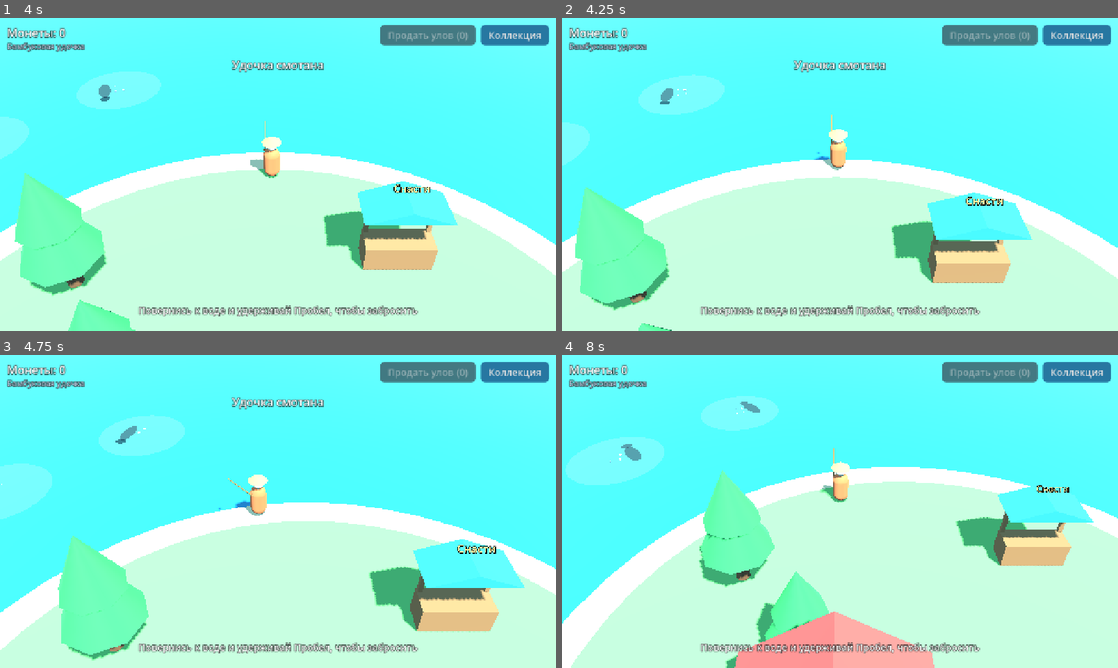
Above: before the commit, frames 1-4 (two rows, left to right).
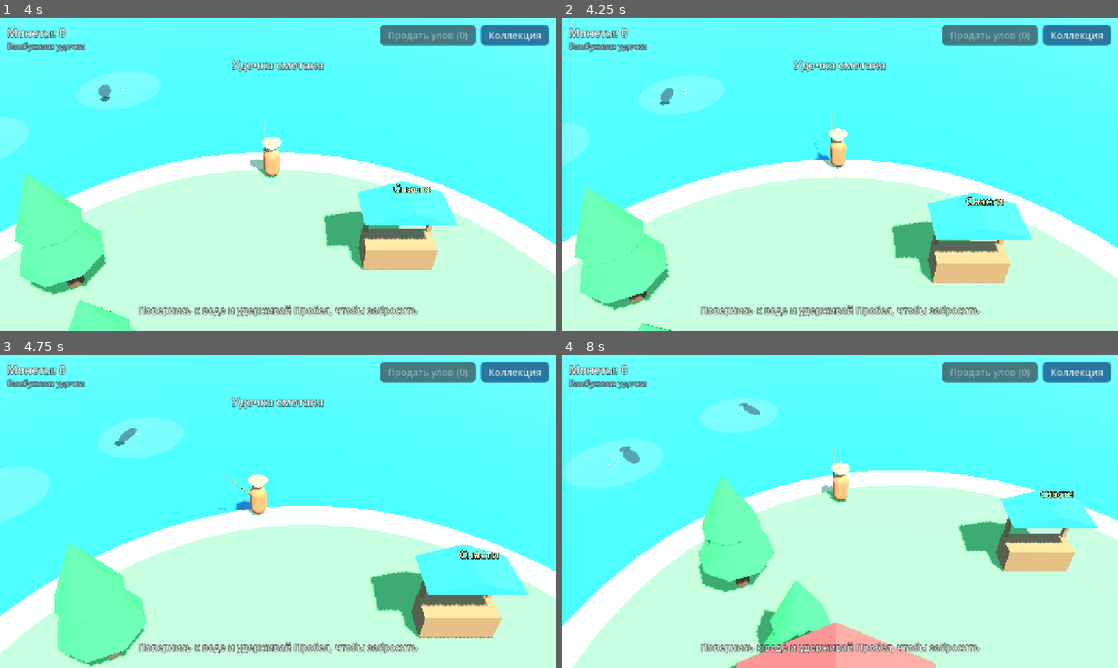
Above: after the commit, the same moments.

Repository: s-cryptor/fishing
Game: Godot game, scene res://scenes/main.tscn
Same seed, same stepped clock (60 frames per second), same inputs: the game is played once before the commit and once after it.
Inputs (mouse positions are in pixels of both pictures, inside the frame that each line leads up to):
- Up to frame 1 (4 s): move the mouse to (400, 158) at 0.52 s; hold D (move_right) 0.53-1.25 s; hold Space (fish_action) 0.53-1.25 s; click (400, 158) at 0.67 s; click "Коллекция" at 1.25 s; move the mouse to (166, 190) at 2.02 s; hold S (move_back) 2.03-2.78 s; tap E (interact) at 2.1 s; move the mouse to (333, 105) at 2.77 s; hold D (move_right) 2.78-3.53 s; hold C (toggle_collection) 2.78-3.53 s; move the mouse to (250, 237) at 3.52 s; hold W (move_forward) from 3.53 s (still down); tap Space (fish_action) at 3.6 s; click (250, 237) at 3.67 s
- Up to frame 2 (4.25 s): keep holding W (move_forward)
- Up to frame 3 (4.75 s): move the mouse to (444, 558) at 4.27 s; release W (move_forward) at 4.28 s; hold A (move_left) from 4.28 s (still down); hold E (interact) from 4.28 s (still down)
- Up to frame 4 (8 s): move the mouse to (673, 464) at 5.02 s; release E (interact) at 5.03 s; tap C (toggle_collection) at 5.1 s; move the mouse to (867, 511) at 5.77 s; release A (move_left) at 5.78 s; hold S (move_back) 5.78-6.53 s; hold Space (fish_action) 5.78-6.53 s; click (867, 511) at 5.92 s; move the mouse to (756, 433) at 6.52 s; hold D (move_right) 6.53-7.28 s; tap E (interact) at 6.6 s; move the mouse to (962, 495) at 7.27 s; hold W (move_forward) from 7.28 s (still down); hold C (toggle_collection) from 7.28 s (still down)

Frame 1 is identical in both runs. In frame 2, 0.3% of the frame differs, in the area x 0-100%, y 18-100%; in frame 3, 5.5%; in frame 4, 6.7%, in the area x 0-100%, y 13-100%.

Commit message:
Коллизия берега вместо ограничения радиуса в коде игрока
- ShoreBarrier: кольцо из 48 коллайдеров по кромке острова
- Player больше не знает про форму острова
- Отладка: --hold=ACTION и вывод позиции игрока при --quit-after

Co-Authored-By: Claude Opus 5.5 <noreply@anthropic.com>

Diff:
--- a/scenes/main.tscn
+++ b/scenes/main.tscn
@@ -10,6 +10,7 @@
 [ext_resource type="Script" path="res://scripts/fishing/fishing_controller.gd" id="8_controller"]
 [ext_resource type="PackedScene" path="res://scenes/shop_stall.tscn" id="9_stall"]
 [ext_resource type="PackedScene" path="res://scenes/fishing_spot.tscn" id="10_spot"]
+[ext_resource type="Script" path="res://scripts/world/shore_barrier.gd" id="11_shore"]
 
 [sub_resource type="ProceduralSkyMaterial" id="sky_mat"]
 sky_top_color = Color(0.32, 0.58, 0.88, 1)
@@ -142,6 +143,9 @@
 [node name="CollisionShape3D" type="CollisionShape3D" parent="Island"]
 transform = Transform3D(1, 0, 0, 0, 1, 0, 0, 0, 1, 0, -0.5, 0)
 shape = SubResource("island_shape")
+
+[node name="ShoreBarrier" type="StaticBody3D" parent="Island"]
+script = ExtResource("11_shore")
 
 [node name="House" type="StaticBody3D" parent="."]
 transform = Transform3D(1, 0, 0, 0, 1, 0, 0, 0, 1, -3, 0.5, 2)
--- a/scripts/debug/debug_tools.gd
+++ b/scripts/debug/debug_tools.gd
@@ -11,6 +11,8 @@
 ##   --money=N           выдать N монет при старте
 ##   --teleport=X,Z      поставить игрока в точку острова
 ##   --action=NAME@SEC   нажать input action через SEC секунд (можно несколько раз)
+##   --hold=NAME         держать input action всё время (проверка ходьбы)
+##   При --quit-after в лог печатается позиция игрока.
 
 var autoplay := false
 var touch_ui := false
@@ -27,6 +29,7 @@
 var _teleport: Variant = null
 ## [[action, time], ...] — ещё не нажатые.
 var _scheduled_actions: Array = []
+var _held_actions: Array[StringName] = []
 
 
 func _init() -> void:
@@ -44,6 +47,7 @@
 			"--teleport":
 				var xz := value.split_floats(",")
 				_teleport = Vector2(xz[0], xz[1])
+			"--hold": _held_actions.append(StringName(value))
 			"--action":
 				var action_time := value.split("@")
 				_scheduled_actions.append([StringName(action_time[0]), action_time[1].to_float()])
@@ -77,7 +81,13 @@
 	if _shots_dir and _time >= _next_shot:
 		_next_shot += _shot_every
 		_take_shot()
+	for action in _held_actions:
+		Input.action_press(action)
 	if _quit_after > 0.0 and _time >= _quit_after:
+		var player := get_tree().get_first_node_in_group(&"player") as Node3D
+		if player:
+			print("DEBUG player_position=%s radius=%.2f" % [player.global_position,
+					Vector2(player.global_position.x, player.global_position.z).length()])
 		get_tree().quit()
 
 
--- a/scripts/world/player.gd
+++ b/scripts/world/player.gd
@@ -3,8 +3,6 @@
 
 @export var move_speed := 5.0
 @export var turn_speed := 12.0
-## Пока у острова нет коллизии берега, просто не выпускаем игрока за круг.
-@export var walk_radius := 12.0
 
 var can_move := true
 
@@ -34,11 +32,6 @@
 		velocity += get_gravity() * delta
 	move_and_slide()
 
-	var flat := Vector2(global_position.x, global_position.z)
-	if flat.length() > walk_radius:
-		flat = flat.limit_length(walk_radius)
-		global_position = Vector3(flat.x, global_position.y, flat.y)
-
 	if direction.length_squared() > 0.01:
 		var yaw := atan2(direction.x, direction.z)
 		_model.rotation.y = lerp_angle(_model.rotation.y, yaw, turn_speed * delta)
--- /dev/null
+++ b/scripts/world/shore_barrier.gd
@@ -0,0 +1,23 @@
+class_name ShoreBarrier
+extends StaticBody3D
+## Невидимая стенка по кромке круглого берега: кольцо из коротких
+## коробок-коллайдеров, собранное при запуске. Когда появятся острова
+## произвольной формы, заменим на коллизию из модели берега.
+
+@export var radius := 12.6
+@export var segments := 48
+@export var height := 3.0
+@export var thickness := 0.5
+
+
+func _ready() -> void:
+	var width := TAU * (radius + thickness) / segments * 1.1
+	for i in segments:
+		var angle := TAU * i / segments
+		var box := BoxShape3D.new()
+		box.size = Vector3(width, height, thickness)
+		var shape := CollisionShape3D.new()
+		shape.shape = box
+		var center := Vector3(sin(angle), 0.0, cos(angle)) * (radius + thickness * 0.5)
+		shape.transform = Transform3D(Basis(Vector3.UP, angle), center + Vector3.UP * height * 0.5)
+		add_child(shape)
Not shown, added: scripts/world/shore_barrier.gd.uid
